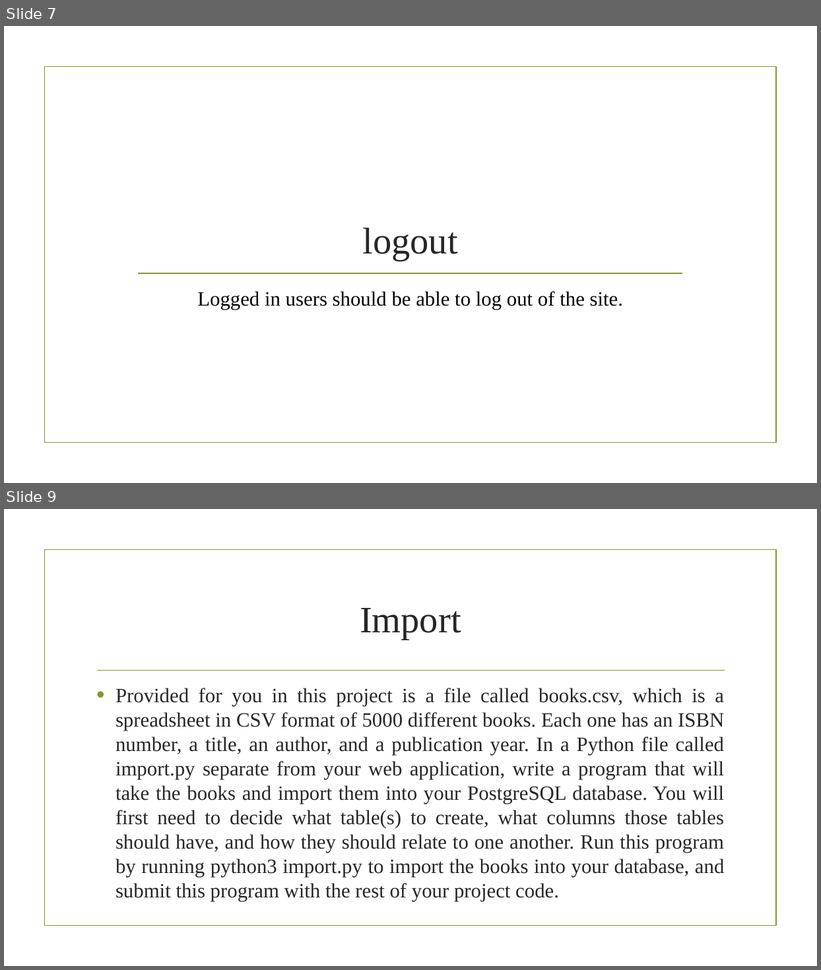
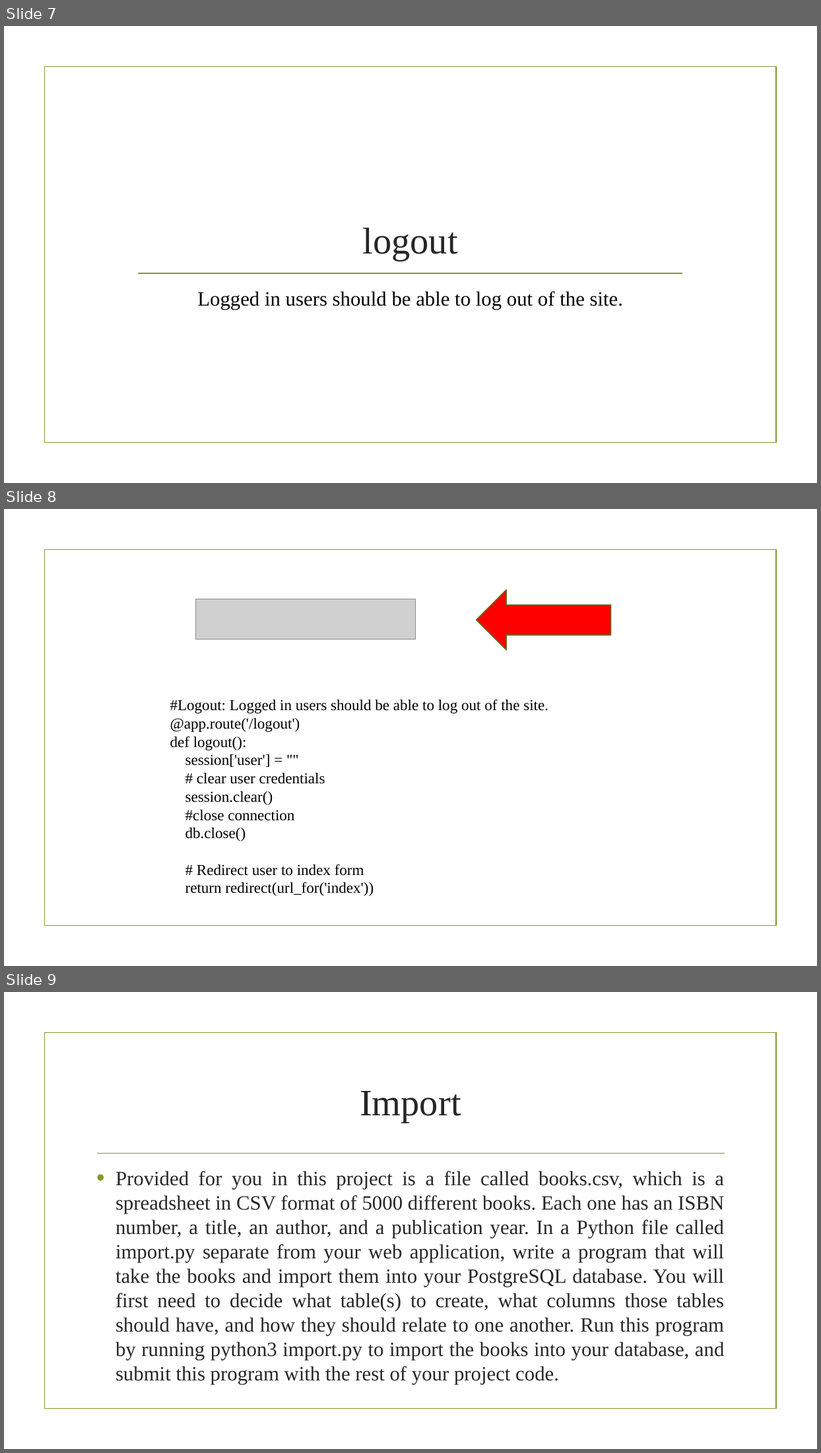
Before and after one commit to gracebcorrea/BOOKS, a slide deck: static/CS50W – Project1.pptx. Shown one above the other, each under a label of ours: slides 7 and 9 before the commit, slides 7, 8 and 9 after it; the slides between them are not shown. The pictures are 821x970 and 821x1453 pixels, drawn with LibreOffice and Linux fonts; fonts in the diff are those of the drawing; grey boxes stand for pictures; background and template pictures are left out. Boxes give left, top, right and bottom in pixels: in the first picture for what was removed or moved away, otherwise in the second. Text is boxed around its words. In the diff, an @@ line names an element or a change of style, - is before the commit and + after.

```diff
--- a/static/CS50W – Project1.pptx
+++ b/static/CS50W – Project1.pptx
@@ slide 8 added at (x1=4, y1=509, x2=817, y2=966), background picture (left out); not listed: 1 template element that a slide beside it also shows @@
@@ picture added at (x1=195, y1=599, x2=416, y2=640) @@
@@ right arrow added at (x1=476, y1=590, x2=611, y2=650), fill #FF0000, outline #61711F 1.25 pt @@
@@ text added at (x1=170, y1=699, x2=548, y2=896), 18 pt, text #000000 @@
+#Logout: Logged in users should be able to log out of the site.
+@app.route('/logout')
+def logout():
+session['user'] = ""
+# clear user credentials
+session.clear()
+#close connection
+db.close()
+# Redirect user to index form
+return redirect(url_for('index'))
```
Also in this commit, not shown: 1 slide changed, 5 other slides added, 5 slides removed.
